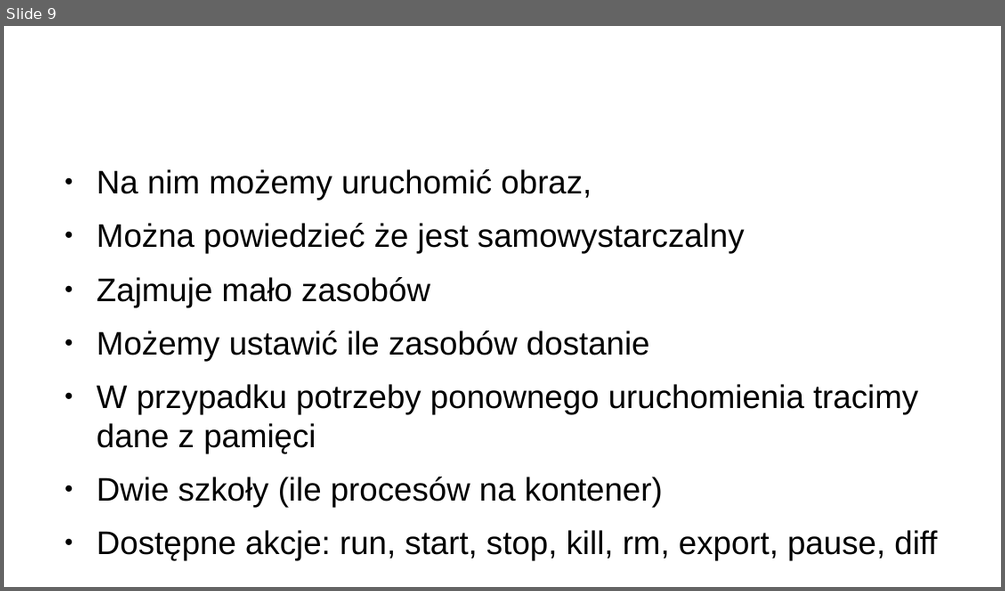
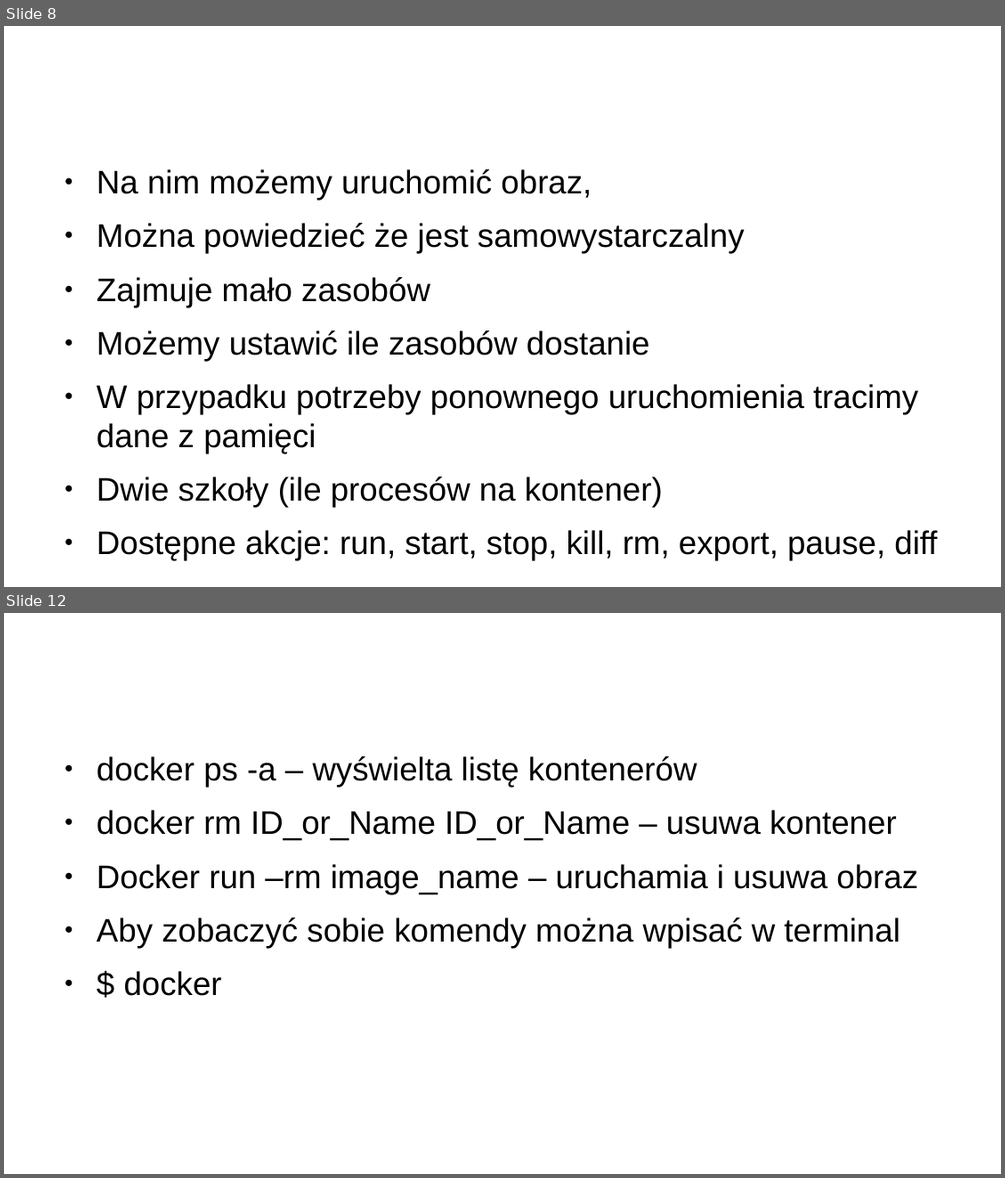
Before and after one commit to oskardz/cwiczenia-docker, a slide deck: docker.odp. Shown one above the other, each under a label of ours: slide 9 before the commit, slides 8 and 12 after it; the slides between them are not shown. The pictures are 1005x591 and 1005x1178 pixels, drawn with LibreOffice and Linux fonts; fonts in the diff are those of the drawing; background and template pictures are left out. Boxes give left, top, right and bottom in pixels: in the first picture for what was removed or moved away, otherwise in the second. Text is boxed around its words. In the diff, an @@ line names an element or a change of style, - is before the commit and + after.

```diff
--- a/docker.odp
+++ b/docker.odp
@@ slide 12 added at box(4, 613, 1001, 1174), background #FFFFFF @@
@@ title added at box(54, 630, 748, 730), 35.7 pt, text #FFFFFF @@
+Komendy
@@ text added at box(97, 756, 918, 996), 26 pt, text #000000 @@
+● docker ps -a – wyświelta listę kontenerów
+● docker rm ID_or_Name ID_or_Name – usuwa kontener
+● Docker run –rm image_name – uruchamia i usuwa obraz
+● Aby zobaczyć sobie komendy można wpisać w terminal
+● $ docker
@@ what was slide 9 is now slide 8 @@
```
Also in this commit, not shown: 4 slides changed, 3 other slides added, 4 slides removed, 2 other files.
